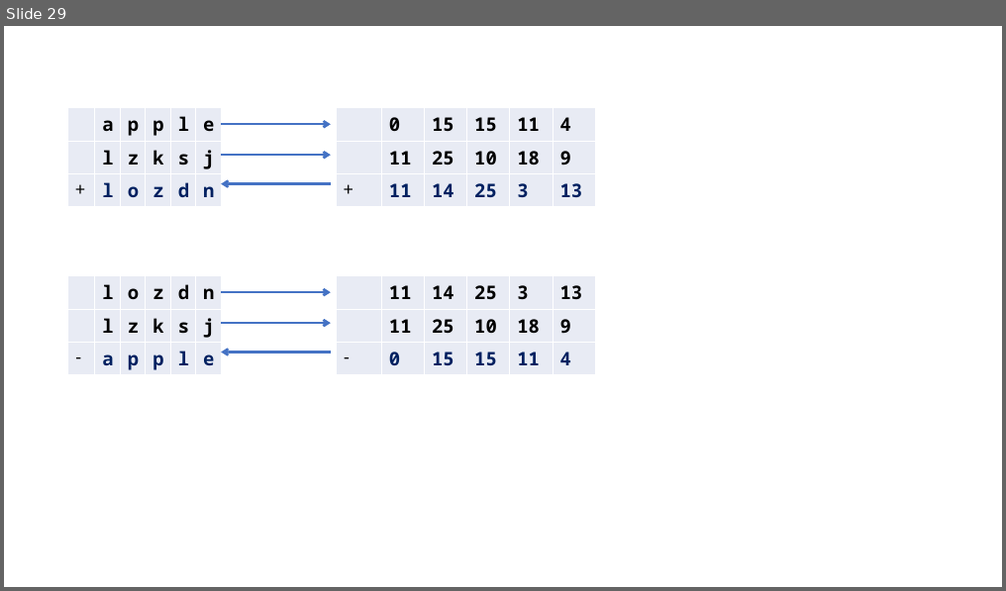
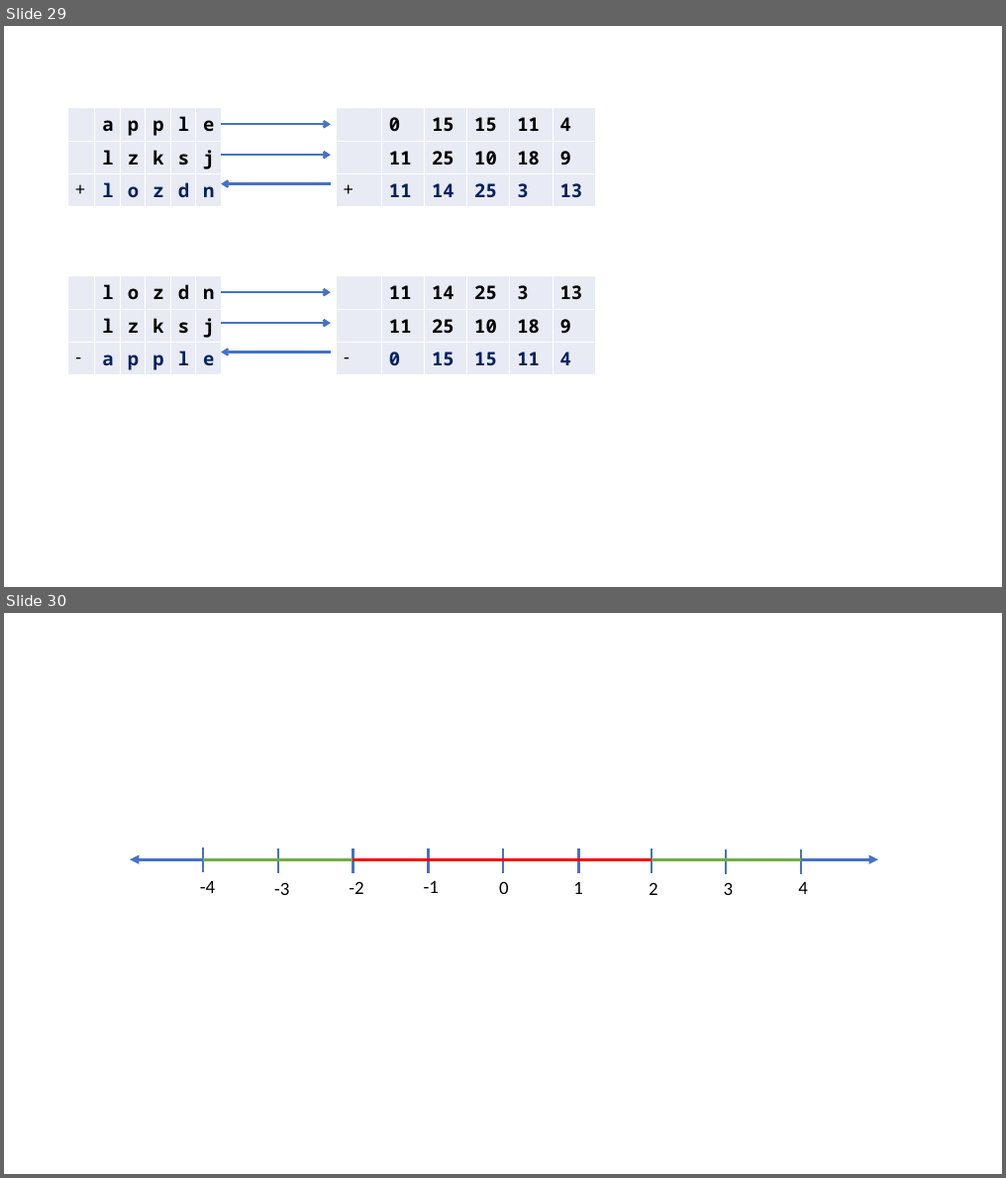
Before and after one commit to edharcourt/CS140, a slide deck: images/pygame_rect_window.pptx. Shown one above the other, each under a label of ours: slide 29 before the commit, slides 29 and 30 after it. The pictures are 1006x591 and 1006x1178 pixels, drawn with LibreOffice and Linux fonts; fonts in the diff are those of the drawing. Boxes give left, top, right and bottom in pixels: in the first picture for what was removed or moved away, otherwise in the second. Text is boxed around its words. In the diff, an @@ line names an element or a change of style, - is before the commit and + after.

```diff
--- a/images/pygame_rect_window.pptx
+++ b/images/pygame_rect_window.pptx
@@ slide 30 added at (4,613,1002,1174), background #FFFFFF @@
@@ group added at (130,848,878,895): 12 lines, 9 texts, 1 double arrow @@
+0
+-1
+-2
+-3
+-4
+1
+2
+3
+4
```
Also in this commit, not shown: 3 other files.
